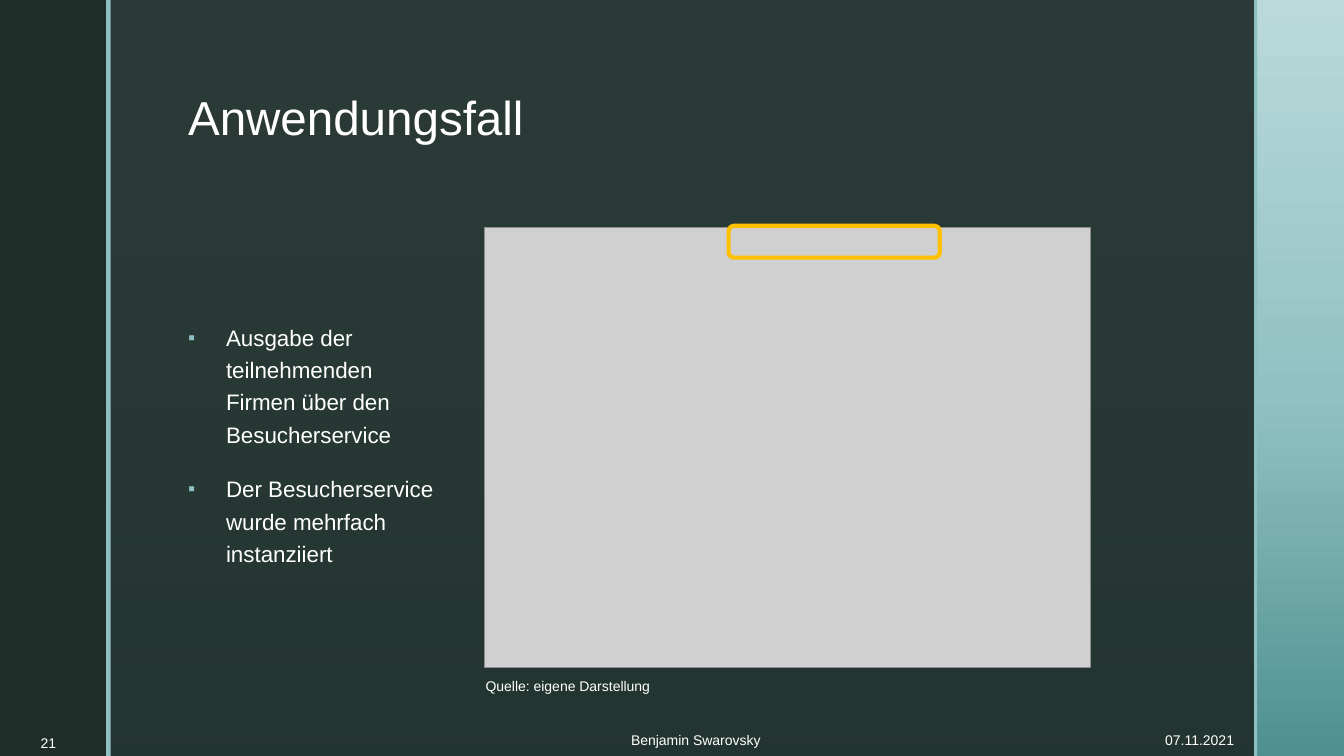
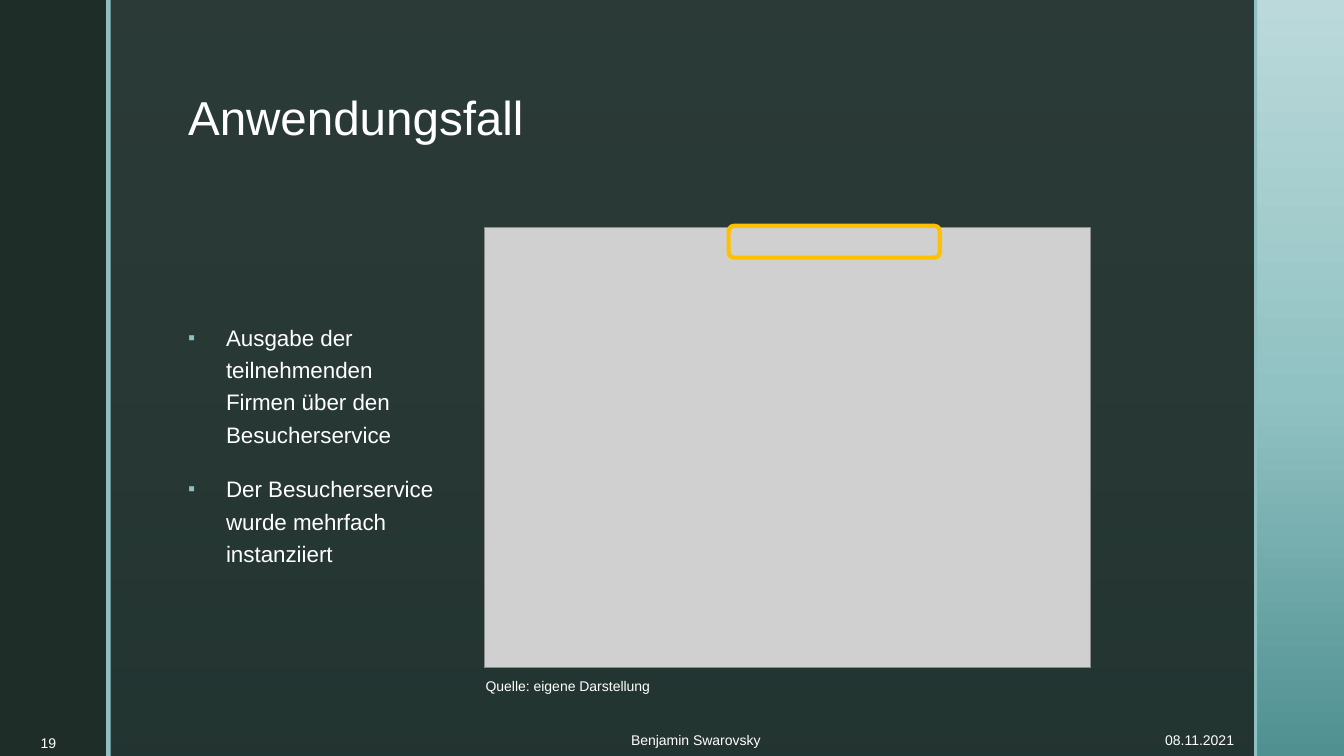
Before and after one commit to BenjaminS01/Abschluss, a slide deck: slide 19 of Vortrag.pptx (slide 21 before the commit). Drawn at 1344x756 pixels with LibreOffice and Linux fonts; fonts in the diff are those of the drawing; grey boxes stand for pictures; background and template pictures are left out. Boxes give left, top, right and bottom in pixels: in the first picture for what was removed or moved away, otherwise in the second. Text is boxed around its words. In the diff, an @@ line names an element or a change of style, - is before the commit and + after.

```diff
--- a/Vortrag.pptx
+++ b/Vortrag.pptx
@@ page number at [41,738,57,748]: text changed @@
-21
+19
@@ text at [1165,735,1234,745]: text changed @@
-07.11.2021
+08.11.2021
```
Also in this commit, not shown: 24 other slides changed, 2 slides removed.
